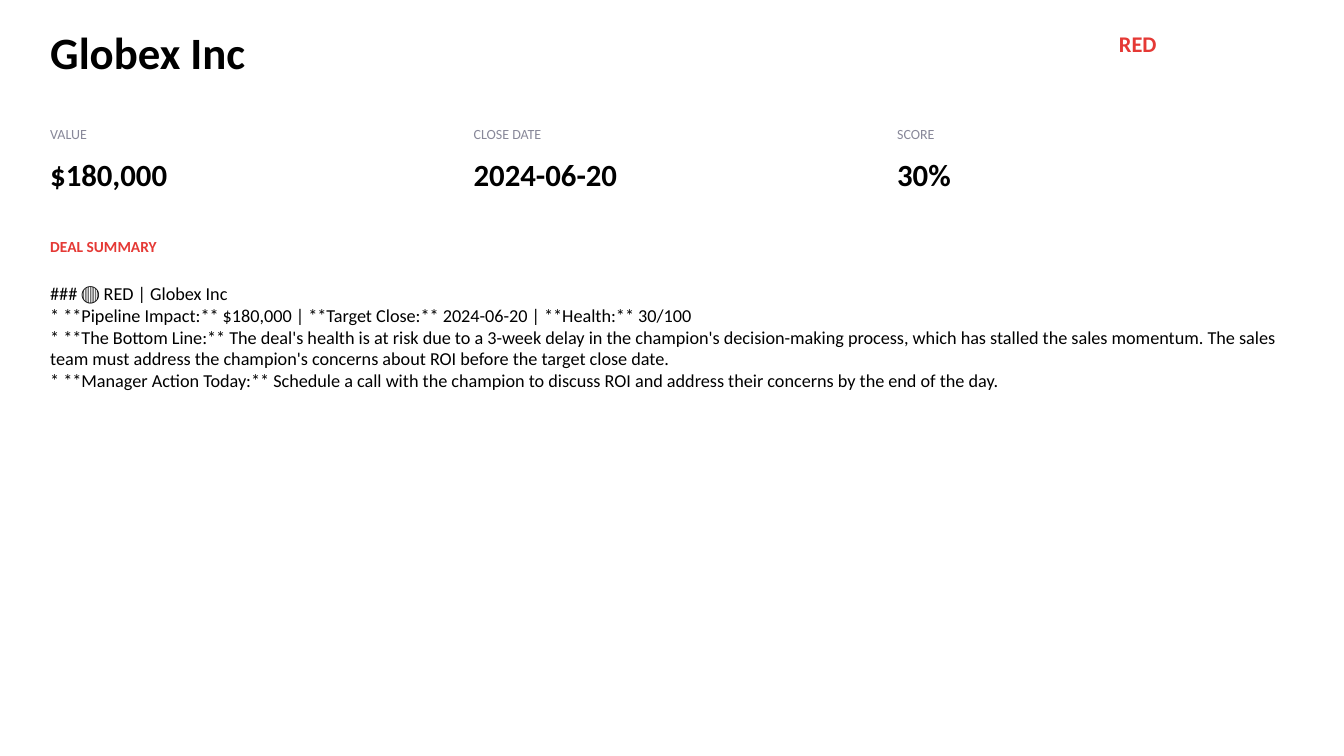
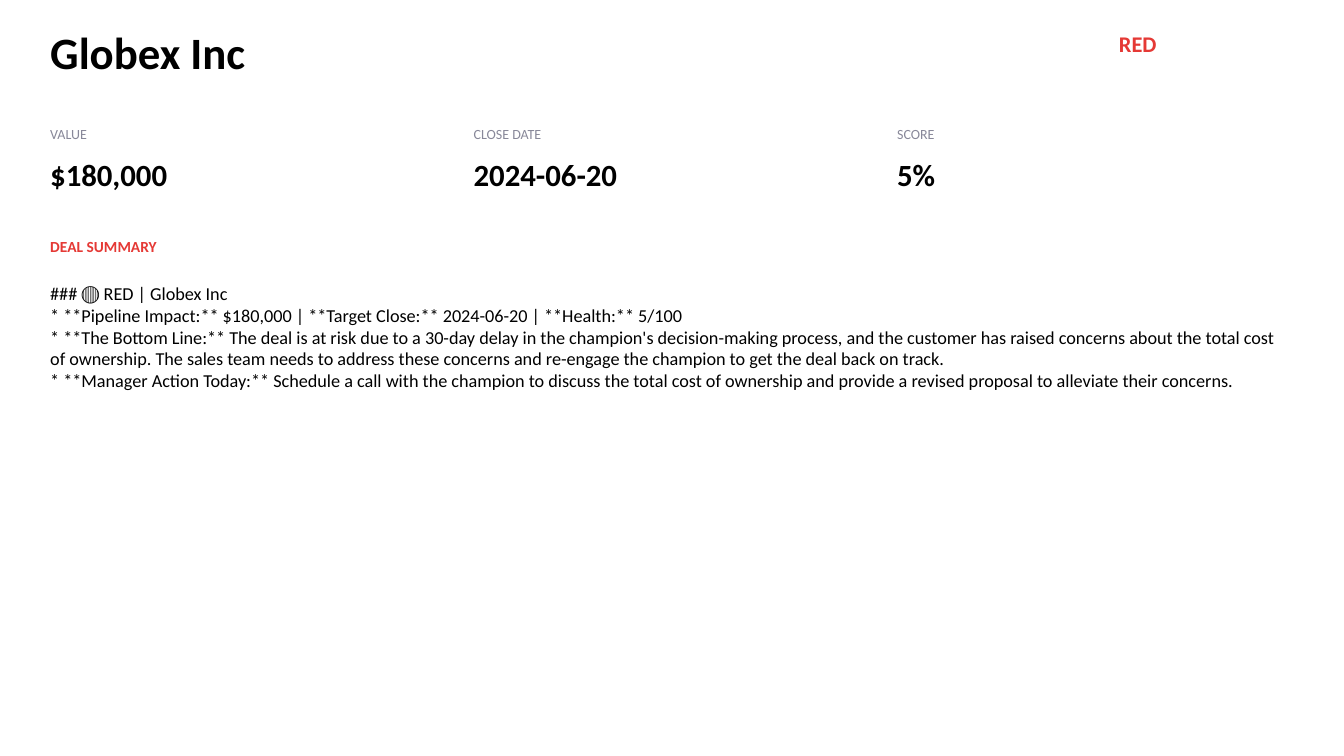
Before and after one commit to vineeta07/Piratesofcoralbean, a slide deck: slide 4 of backend/outputs/pipeline_deck.pptx. Drawn at 1344x756 pixels with LibreOffice and Linux fonts; fonts in the diff are those of the drawing. Boxes give left, top, right and bottom in pixels: in the first picture for what was removed or moved away, otherwise in the second. Text is boxed around its words. In the diff, an @@ line names an element or a change of style, - is before the commit and + after.

```diff
--- a/backend/outputs/pipeline_deck.pptx
+++ b/backend/outputs/pipeline_deck.pptx
@@ text at [897, 164, 935, 187]: text changed @@
-30%
+5%
@@ text at [50, 287, 1274, 390]: text changed @@
-### 🔴 RED | Globex Inc
-* **Pipeline Impact:** $180,000 | **Target Close:** 2024-06-20 | **Health:** 30/100
-* **The Bottom Line:** The deal's health is at risk due to a 3-week delay in the champion's decision-making process, which has stalled the sales momentum. The sales team must address the champion's concerns about ROI before the target close date.
-* **Manager Action Today:** Schedule a call with the champion to discuss ROI and address their concerns by the end of the day.
+### 🔴 RED | Globex Inc
+* **Pipeline Impact:** $180,000 | **Target Close:** 2024-06-20 | **Health:** 5/100
+* **The Bottom Line:** The deal is at risk due to a 30-day delay in the champion's decision-making process, and the customer has raised concerns about the total cost of ownership. The sales team needs to address these concerns and re-engage the champion to get the deal back on track.
+* **Manager Action Today:** Schedule a call with the champion to discuss the total cost of ownership and provide a revised proposal to alleviate their concerns.
```
Also in this commit, not shown: 10 other slides changed, 9 other files.
